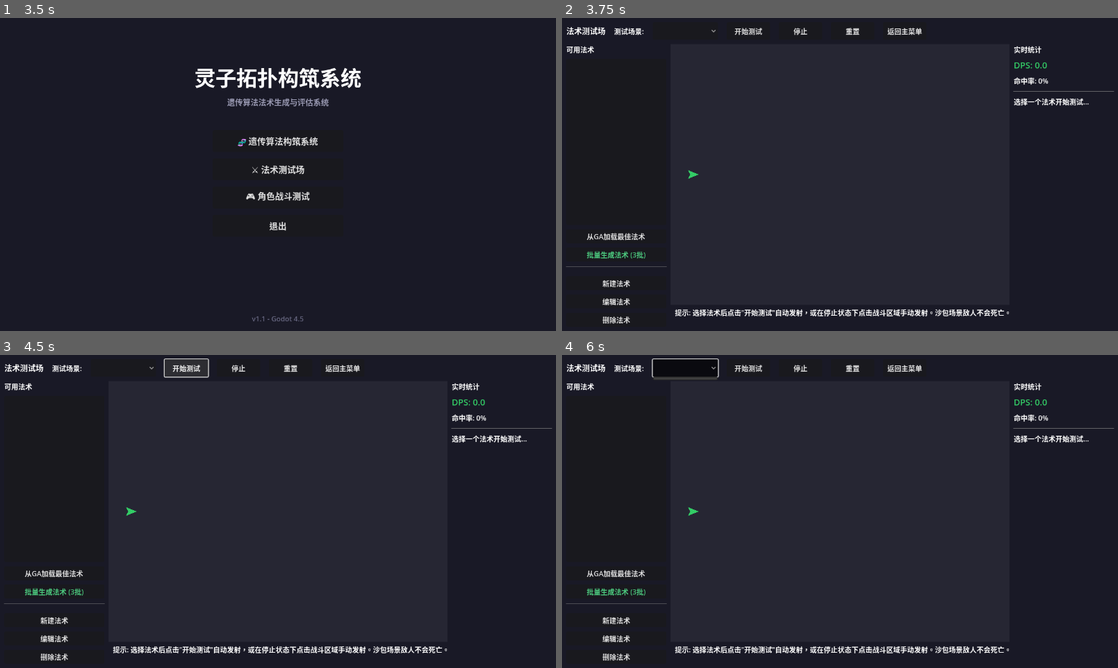
Above: before the commit, frames 1-4 (two rows, left to right).
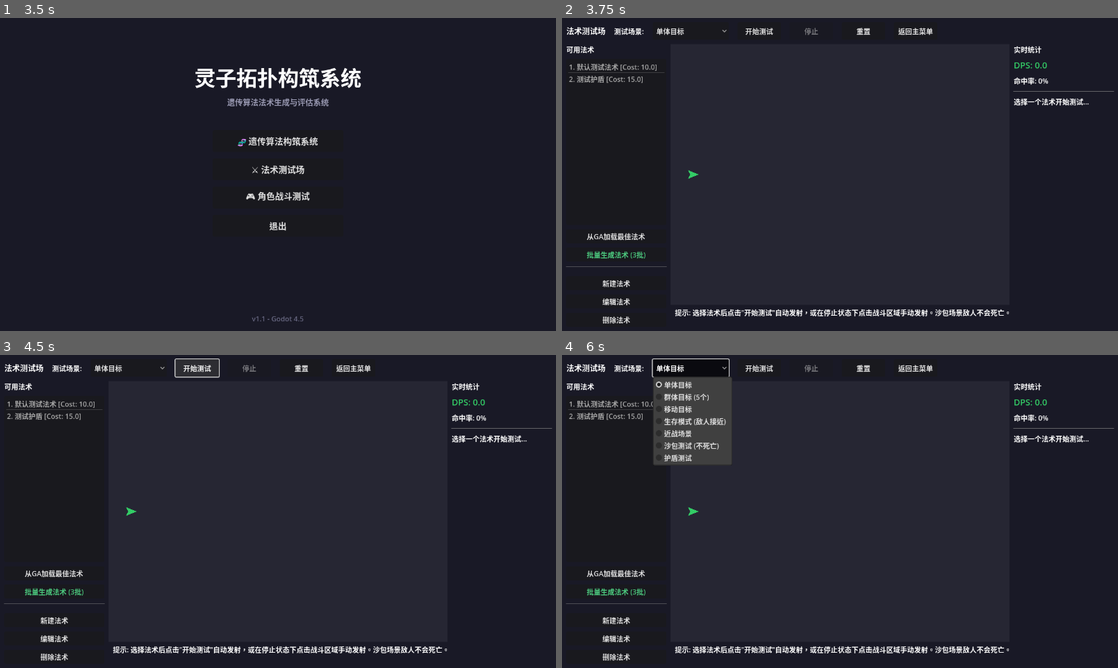
Above: after the commit, the same moments.

Repository: gdszyy/lingzi-topology-system
Game: Godot game, scene res://scenes/main_menu/main_menu.tscn
Two runs of this game, one before a commit and one after it. Both use one fixed random seed, a clock stepped at 60 frames per second and the inputs below.
Inputs (mouse positions are in pixels of both pictures, inside the frame that each line leads up to; where the layout moved, square brackets give the same spot in the first picture):
- Up to frame 1 (3.5 s): click "🧬 遗传算法构筑系统" at 0.5 s; click "开始进化" at 1.25 s; click "开始进化" at 2 s; click "返回主菜单" at 2.75 s
- Up to frame 2 (3.75 s): click "⚔️ 法术测试场" at 3.5 s
- Up to frame 3 (4.5 s): click "开始测试" at 4.25 s
- Up to frame 4 (6 s): click "开始测试" at 5 s; click (689, 367) [684, 367] at 5.75 s

Frame 1 is identical in both runs. In frame 2, 0.8% of the frame differs, in the area x 1-67%, y 3-21%; in frame 3, 0.9%; in frame 4, 4.5%, in the area x 1-67%, y 1-36%.
Error before the commit: Parse Error: Could not preload resource file "res://scenes/battle_test/entities/attacking_enemy.tscn". (res://scenes/battle_test/battle_test_scene.gd:73)

Commit message:
fix: 修复 attacking_enemy.tscn 资源加载错误
- 将 sub_resource 定义移到 node 引用之前
- 更新 load_steps 从 2 到 3 以包含 SubResource
- 修复 Invalid parameter 错误 (第11行引用了未定义的资源)

Diff:
--- a/scenes/battle_test/entities/attacking_enemy.tscn
+++ b/scenes/battle_test/entities/attacking_enemy.tscn
@@ -1,6 +1,9 @@
-[gd_scene load_steps=2 format=3 uid="uid://attacking_enemy"]
+[gd_scene load_steps=3 format=3 uid="uid://attacking_enemy"]
 
 [ext_resource type="Script" path="res://scenes/battle_test/entities/attacking_enemy.gd" id="1_script"]
+
+[sub_resource type="CircleShape2D" id="CircleShape2D_enemy"]
+radius = 15.0
 
 [node name="AttackingEnemy" type="Area2D"]
 collision_layer = 2
@@ -24,6 +27,3 @@
 offset_bottom = -18.0
 show_percentage = false
 value = 100.0
-
-[sub_resource type="CircleShape2D" id="CircleShape2D_enemy"]
-radius = 15.0
